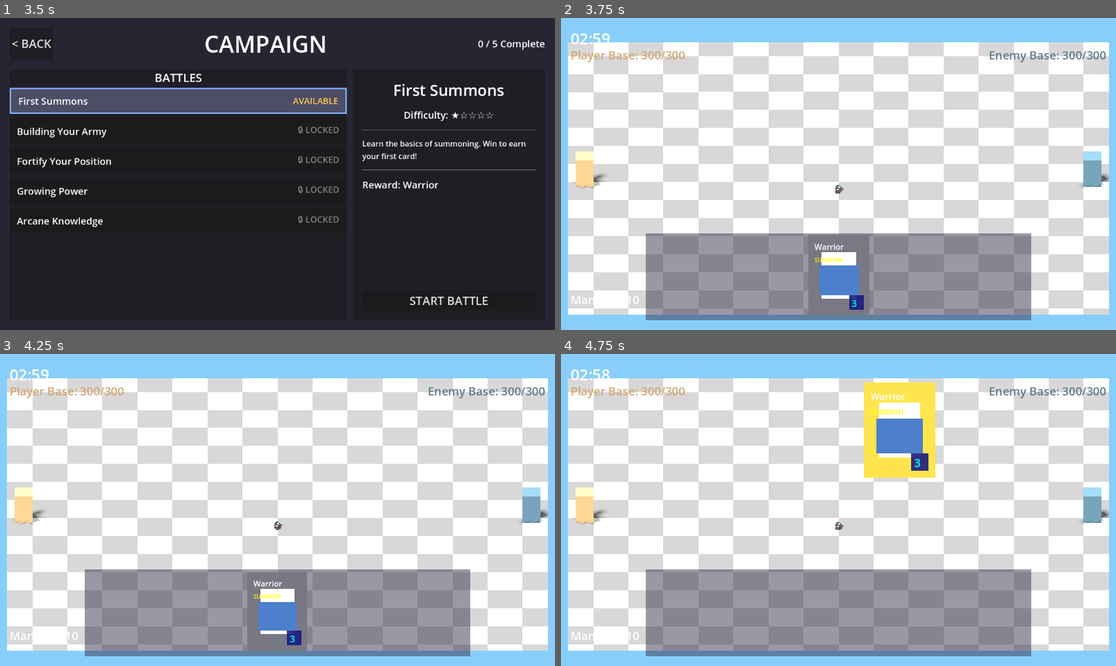
Above: before the commit, frames 1-4 (two rows, left to right).
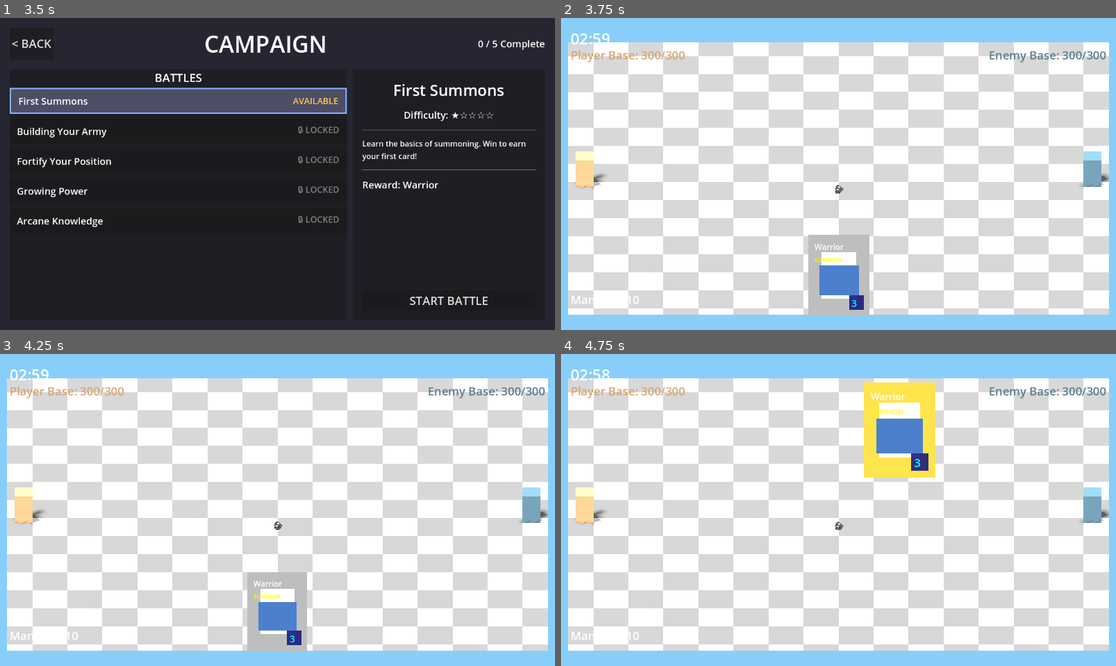
Above: after the commit, the same moments.

Repository: amari-charles/project-summoner
Game: Godot game, scene res://scenes/ui/main_menu.tscn
Two runs of this game, one before a commit and one after it. Both use one fixed random seed, a clock stepped at 60 frames per second and the inputs below.
Inputs (mouse positions are in pixels of both pictures, inside the frame that each line leads up to):
- Up to frame 1 (3.5 s): click "PLAY" at 0.5 s; click "SELECT" at 1.25 s; click "CHOOSE WARRIOR" at 2 s; click (177, 99) at 2.75 s
- Up to frame 2 (3.75 s): click "START BATTLE" at 3.5 s
- Up to frame 3 (4.25 s): no input
- Up to frame 4 (4.75 s): tap Enter at 4.25 s; drag from (838, 612) to (894, 441) at 4.27 s

Frame 1 is identical in both runs. In frame 2, 18% of the frame differs, in the area x 15-85%, y 69-97%; in frame 3, 18%; in frame 4, 19%.

Commit message:
Remove DebugBG bounding box from HandUI
Removed the semi-transparent background ColorRect (DebugBG) from HandUI in both scenes:
- campaign_battle_3d.tscn
- test_battle_vfx.tscn

Result: Cards now appear floating cleanly at the bottom of screen with no visible container/bounding box around them. Only the cards themselves are visible.

Diff:
--- a/scenes/battlefield/campaign_battle_3d.tscn
+++ b/scenes/battlefield/campaign_battle_3d.tscn
@@ -119,14 +119,5 @@
 grow_vertical = 0
 script = ExtResource("6_hand_ui")
 
-[node name="DebugBG" type="ColorRect" parent="UI/HandUI"]
-layout_mode = 0
-anchor_right = 1.0
-anchor_bottom = 1.0
-grow_horizontal = 2
-grow_vertical = 2
-mouse_filter = 2
-color = Color(0.2, 0.2, 0.3, 0.5)
-
 [connection signal="game_ended" from="." to="." method="_on_game_ended"]
 [connection signal="time_updated" from="." to="." method="_on_time_updated"]
--- a/scenes/battlefield/test_battle_vfx.tscn
+++ b/scenes/battlefield/test_battle_vfx.tscn
@@ -130,14 +130,5 @@
 grow_vertical = 0
 script = ExtResource("6_hand_ui")
 
-[node name="DebugBG" type="ColorRect" parent="UI/HandUI"]
-layout_mode = 0
-anchor_right = 1.0
-anchor_bottom = 1.0
-grow_horizontal = 2
-grow_vertical = 2
-mouse_filter = 2
-color = Color(0.2, 0.2, 0.3, 0.5)
-
 [connection signal="game_ended" from="." to="." method="_on_game_ended"]
 [connection signal="time_updated" from="." to="." method="_on_time_updated"]
